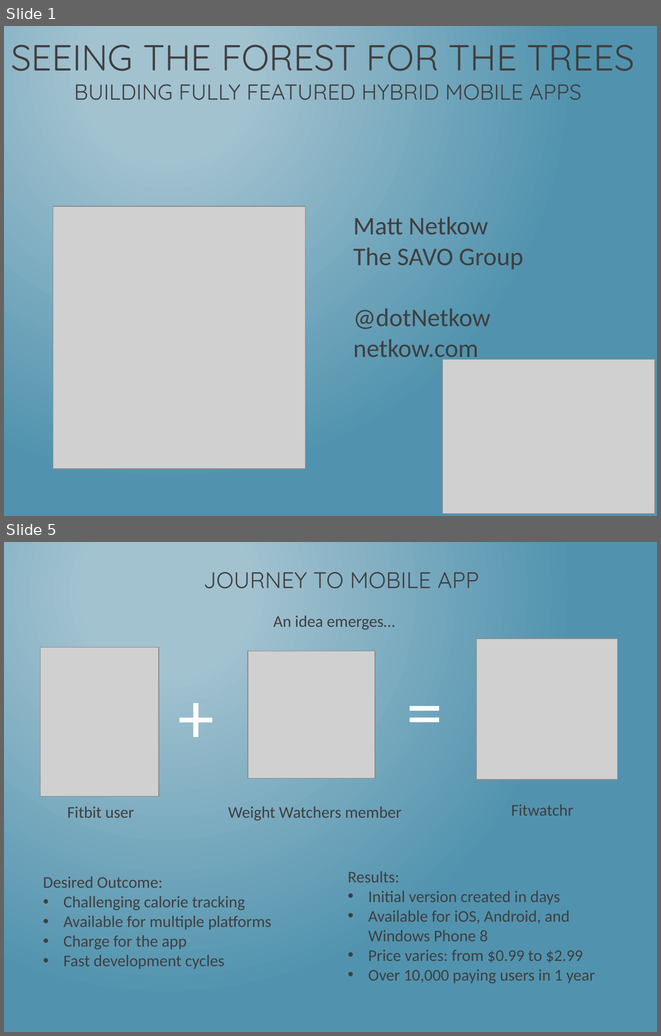
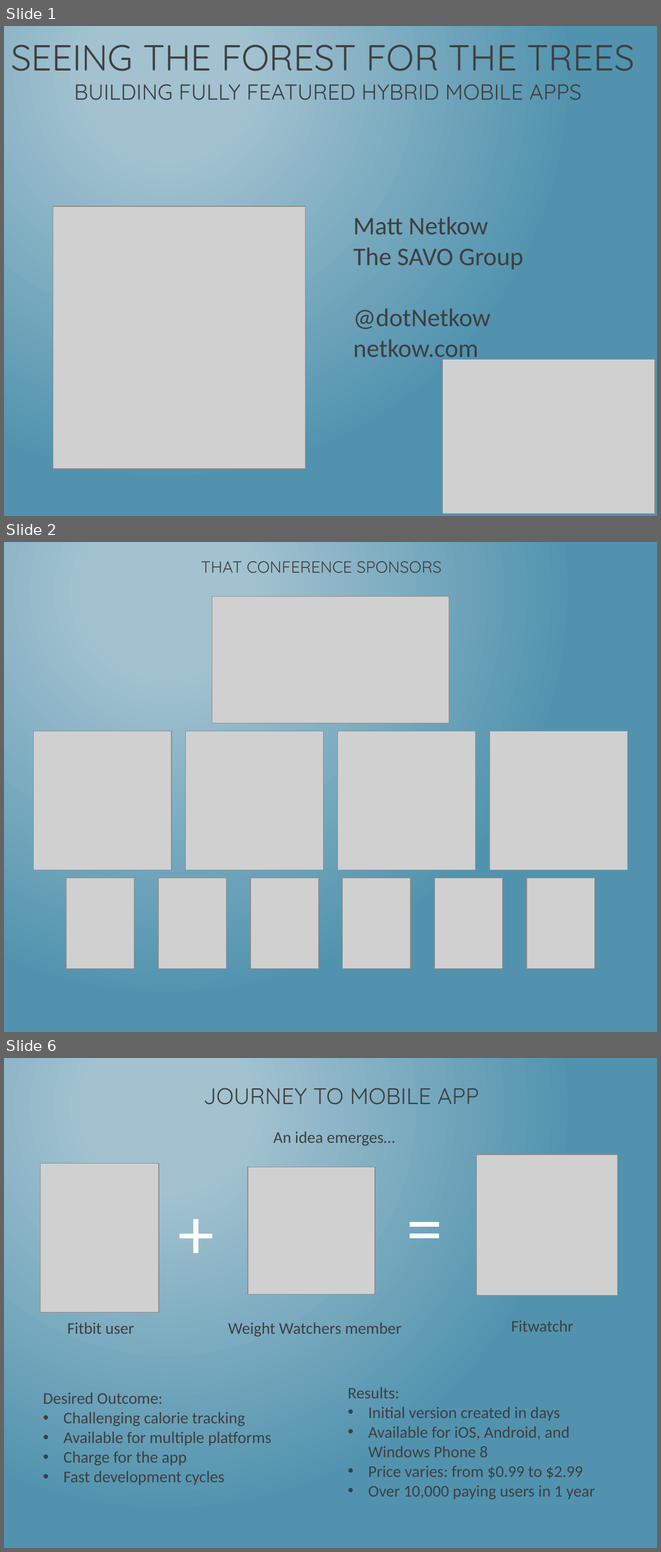
Before and after one commit to dotNetkow/Presentations, a slide deck: 2014-08-11 That Conference - Hybrid Apps/Building PhoneGap Mobile App w KendoUI.pptx. Shown one above the other, each under a label of ours: slides 1 and 5 before the commit, slides 1, 2 and 6 after it; the slides between them are not shown. The pictures are 661x1036 and 661x1552 pixels, drawn with LibreOffice and Linux fonts; fonts in the diff are those of the drawing; grey boxes stand for pictures. Boxes give left, top, right and bottom in pixels: in the first picture for what was removed or moved away, otherwise in the second. Text is boxed around its words. In the diff, an @@ line names an element or a change of style, - is before the commit and + after.

```diff
--- a/2014-08-11 That Conference - Hybrid Apps/Building PhoneGap Mobile App w KendoUI.pptx
+++ b/2014-08-11 That Conference - Hybrid Apps/Building PhoneGap Mobile App w KendoUI.pptx
@@ slide 2 added at bbox=[4, 542, 657, 1032], background gradient #A3C3D1 to #5194AF @@
@@ title added at bbox=[201, 561, 441, 573], 18 pt, text #3F3F3F @@
+THAT CONFERENCE SPONSORS
@@ picture added at bbox=[212, 596, 449, 723] @@
@@ picture added at bbox=[33, 731, 171, 870] @@
@@ picture added at bbox=[185, 731, 323, 870] @@
@@ picture added at bbox=[338, 731, 476, 870] @@
@@ picture added at bbox=[489, 731, 627, 870] @@
@@ picture added at bbox=[66, 877, 134, 968] @@
@@ picture added at bbox=[158, 877, 226, 968] @@
@@ picture added at bbox=[250, 877, 318, 968] @@
@@ picture added at bbox=[342, 877, 410, 968] @@
@@ picture added at bbox=[434, 877, 502, 968] @@
@@ picture added at bbox=[527, 877, 594, 968] @@
@@ what was slide 5 is now slide 6 @@
```
Also in this commit, not shown: 6 slides changed, 9 other slides added, 3 slides removed.
